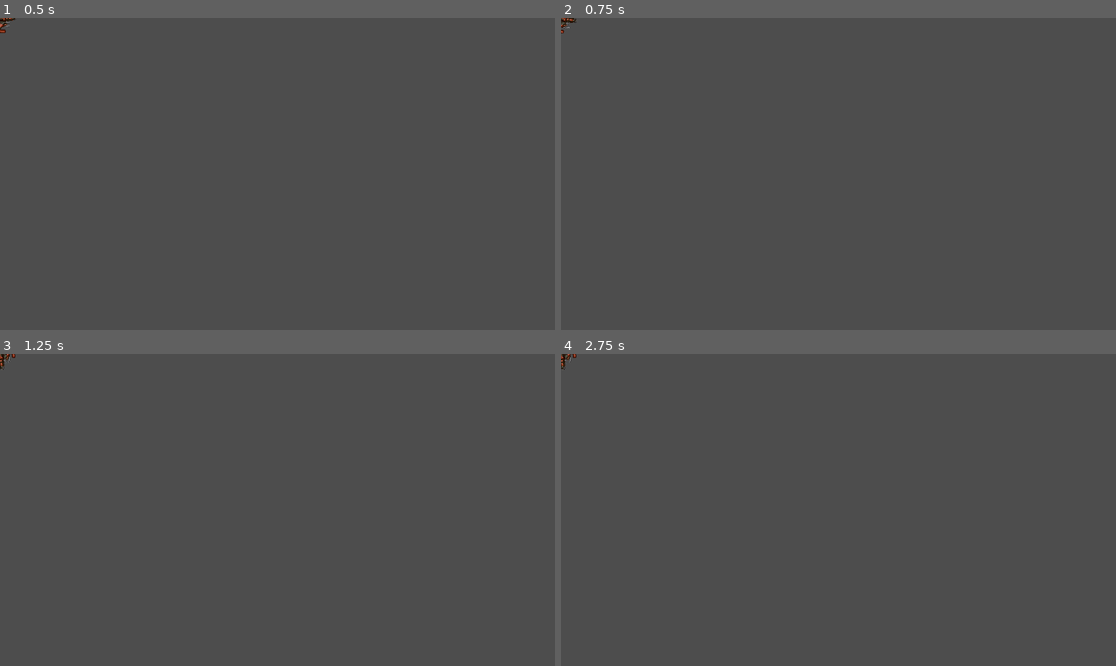
Above: before the commit, frames 1-4 (two rows, left to right).
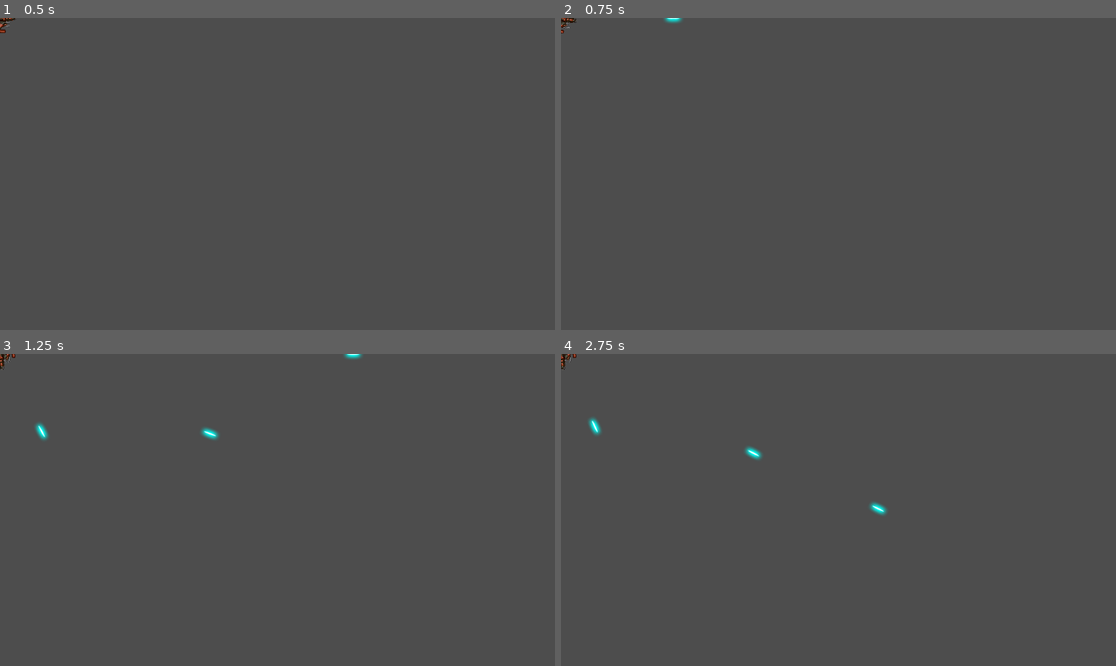
Above: after the commit, the same moments.

Repository: nhemmings/Space-Rocks
Game: Godot game, scene res://player.tscn
Same seed, same stepped clock (60 frames per second), same inputs: the game is played once before the commit and once after it. The project has no main scene, so this scene is started directly.
Inputs:
- Up to frame 1 (0.5 s): no input
- Up to frame 2 (0.75 s): tap Enter at 0.5 s; hold Right (rotate_right) from 0.53 s (still down); hold Space (shoot) from 0.53 s (still down)
- Up to frame 3 (1.25 s): keep holding Right (rotate_right); keep holding Space (shoot)
- Up to frame 4 (2.75 s): release Right (rotate_right) at 1.28 s; release Space (shoot) at 1.28 s; hold A (rotate_left) 1.28-2.03 s; tap Space (shoot) at 1.35 s; hold Right (rotate_right) from 2.03 s (still down); hold Space (shoot) from 2.03 s (still down)

Frame 1 is identical in both runs. In frame 2, less than 0.1% of the frame differs, in the area x 18-22%, y 0-2%; in frame 3, 0.2%; in frame 4, 0.3%, in the area x 5-59%, y 20-52%.

Commit message:
added bullet and firing logic

Diff:
--- /dev/null
+++ b/bullet.gd
@@ -0,0 +1,22 @@
+extends Area2D
+
+@export var speed = 1000
+
+var velocity = Vector2.ZERO
+
+func start(_transform):
+	transform = _transform
+	velocity = transform.x * speed
+
+func _process(delta):
+	position += velocity * delta
+
+
+func _on_visible_on_screen_notifier_2d_screen_exited():
+	queue_free()
+
+
+func _on_body_entered(body):
+	if body.isin_group("rocks"):
+		body.explode()
+		queue_free()
--- /dev/null
+++ b/bullet.tscn
@@ -0,0 +1,25 @@
+[gd_scene load_steps=4 format=3 uid="uid://0wk1kn22khrx"]
+
+[ext_resource type="Texture2D" uid="uid://m3p6oxrbw66d" path="res://assets/laser.png" id="1_an65n"]
+[ext_resource type="Script" path="res://bullet.gd" id="1_lavxn"]
+
+[sub_resource type="CapsuleShape2D" id="CapsuleShape2D_nfakp"]
+radius = 4.0
+
+[node name="Bullet" type="Area2D"]
+script = ExtResource("1_lavxn")
+metadata/_edit_group_ = true
+
+[node name="Sprite2D" type="Sprite2D" parent="."]
+scale = Vector2(0.5, 0.5)
+texture = ExtResource("1_an65n")
+
+[node name="CollisionShape2D" type="CollisionShape2D" parent="."]
+rotation = 1.5708
+shape = SubResource("CapsuleShape2D_nfakp")
+
+[node name="VisibleOnScreenNotifier2D" type="VisibleOnScreenNotifier2D" parent="."]
+visible = false
+
+[connection signal="body_entered" from="." to="." method="_on_body_entered"]
+[connection signal="screen_exited" from="VisibleOnScreenNotifier2D" to="." method="_on_visible_on_screen_notifier_2d_screen_exited"]
--- a/player.gd
+++ b/player.gd
@@ -2,16 +2,20 @@
 
 @export var engine_power = 500
 @export var spin_power = 8000
+@export var bullet_scene : PackedScene
+@export var fire_rate = 0.25
 
 enum {INIT, ALIVE, INVULNERABLE, DEAD}
 var state = INIT
 var thrust = Vector2.ZERO
 var rotation_dir = 0
+var can_shoot = true
 var screensize = Vector2.ZERO
 
 func _ready():
 	screensize = get_viewport_rect().size
 	change_state(ALIVE)
+	$GunCooldown.wait_time = fire_rate
 
 func change_state(new_state):
 	match new_state:
@@ -35,6 +39,8 @@
 	if Input.is_action_pressed("thrust"):
 		thrust = transform.x * engine_power
 	rotation_dir = Input.get_axis("rotate_left", "rotate_right")
+	if Input.is_action_pressed("shoot") and can_shoot:
+		shoot()
 
 func _physics_process(delta):
 	constant_force = thrust
@@ -45,3 +51,17 @@
 	xform.origin.x = wrapf(xform.origin.x, 0, screensize.x)
 	xform.origin.y = wrapf(xform.origin.y, 0, screensize.y)
 	physics_state.transform = xform
+
+
+func shoot():
+	if state == INVULNERABLE:
+		return
+	can_shoot = false
+	$GunCooldown.start()
+	var b = bullet_scene.instantiate()
+	get_tree().root.add_child(b)
+	b.start($Muzzle.global_transform)
+
+
+func _on_gun_cooldown_timeout():
+	can_shoot = true
--- a/player.tscn
+++ b/player.tscn
@@ -1,7 +1,8 @@
-[gd_scene load_steps=4 format=3 uid="uid://6jj8cnoldlwu"]
+[gd_scene load_steps=5 format=3 uid="uid://6jj8cnoldlwu"]
 
 [ext_resource type="Script" path="res://player.gd" id="1_2lypw"]
 [ext_resource type="Texture2D" uid="uid://bxx7r0fxay5gs" path="res://assets/player_ship.png" id="1_q8r7l"]
+[ext_resource type="PackedScene" uid="uid://0wk1kn22khrx" path="res://bullet.tscn" id="2_u12nf"]
 
 [sub_resource type="CircleShape2D" id="CircleShape2D_q2ytn"]
 radius = 31.0161
@@ -10,6 +11,7 @@
 linear_damp = 1.0
 angular_damp = 5.0
 script = ExtResource("1_2lypw")
+bullet_scene = ExtResource("2_u12nf")
 
 [node name="Sprite2D" type="Sprite2D" parent="."]
 rotation = 1.5708
@@ -18,3 +20,12 @@
 
 [node name="CollisionShape2D" type="CollisionShape2D" parent="."]
 shape = SubResource("CircleShape2D_q2ytn")
+
+[node name="Muzzle" type="Marker2D" parent="."]
+position = Vector2(50, 0)
+
+[node name="GunCooldown" type="Timer" parent="."]
+one_shot = true
+autostart = true
+
+[connection signal="timeout" from="GunCooldown" to="." method="_on_gun_cooldown_timeout"]
